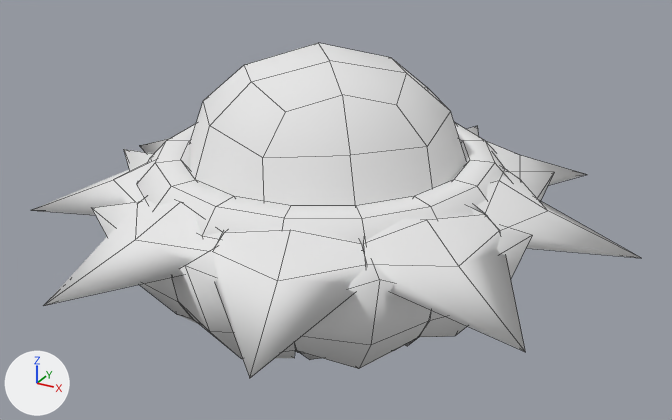
Two versions of the Blender file Top_Game_Prototype/Assets/Models/Spinner_Proto.blend, one commit apart.
Both versions are drawn from a 50 mm camera at (3.01, -5.33, 3.85) aimed at (0.07, 0.03, 1.17). The lights are fixed; the arrows at lower left show +X, +Y and +Z. Mesh edges are drawn as thin lines.

Before the edit, the objects in view are built like this:
```python
me_cube = bpy.data.meshes.new('Cube')
me_cube.from_pydata(...)  # 480 vertices, 346 faces; spans x -2.07..2.12, y -2.08..2.07, z -1.02..1.3
me_cube.polygons.foreach_set('use_smooth', [True] * 346)
me_cube.materials.append(mat_material)  # white #e7e7e7
ob_spinner = bpy.data.objects.new('Spinner', me_cube)
ob_spinner.location = (0.0, 0.0, 1.015)
ob_spinner.rotation_euler = (0.0, 0.0, 0.698)  # degrees (0, 0, 40)
```
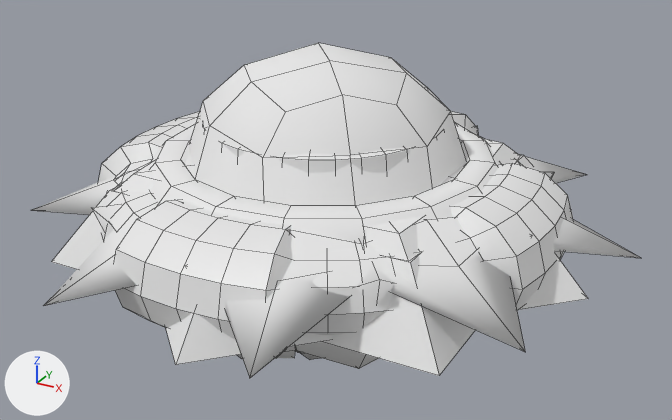
The change, as a diff of the scene's bpy script:
```diff
--- a/Top_Game_Prototype/Assets/Models/Spinner_Proto.blend.py
+++ b/Top_Game_Prototype/Assets/Models/Spinner_Proto.blend.py
@@ mat_material_001 @@
+mat_material_001 = diffuse_material('Material.001')
+mat_material_001.base_color = (0.8, 0.8, 0.8)  # white #e7e7e7
@@ me_sphere @@
+me_sphere.from_pydata(...)  # 1637 vertices, 1697 faces; spans x -10.9..10.9, y -10.9..10.9, z 0.0..13.3
+me_sphere.polygons.foreach_set('use_smooth', [True] * 1697)
@@ me_cube_001 @@
+me_cube_001.from_pydata(...)  # 89 vertices, 79 faces; spans x -0.94..0.96, y -0.95..0.94, z 0.0..0.98
+me_cube_001.polygons.foreach_set('use_smooth', [True] * 79)
+me_cube_001.materials.append(mat_material_001)  # white #e7e7e7
@@ ob_sphere @@
+ob_sphere = bpy.data.objects.new('Sphere', me_sphere)
+ob_sphere.location = (0.0, 0.0, 0.0)
+ob_sphere.scale = (0.158, 0.158, 0.158)
@@ ob_cube @@
+ob_cube = bpy.data.objects.new('Cube', me_cube_001)
+ob_cube.location = (0.0, 0.0, 0.0)
+ob_cube.scale = (2.02, 2.02, 2.02)
```

Changed parts and their boxes (x1, y1, x2, y2) in the pictures (672 x 420 px):
'Sphere', added: after (98, 111, 573, 358)
'Cube', added: after (52, 139, 588, 376)
